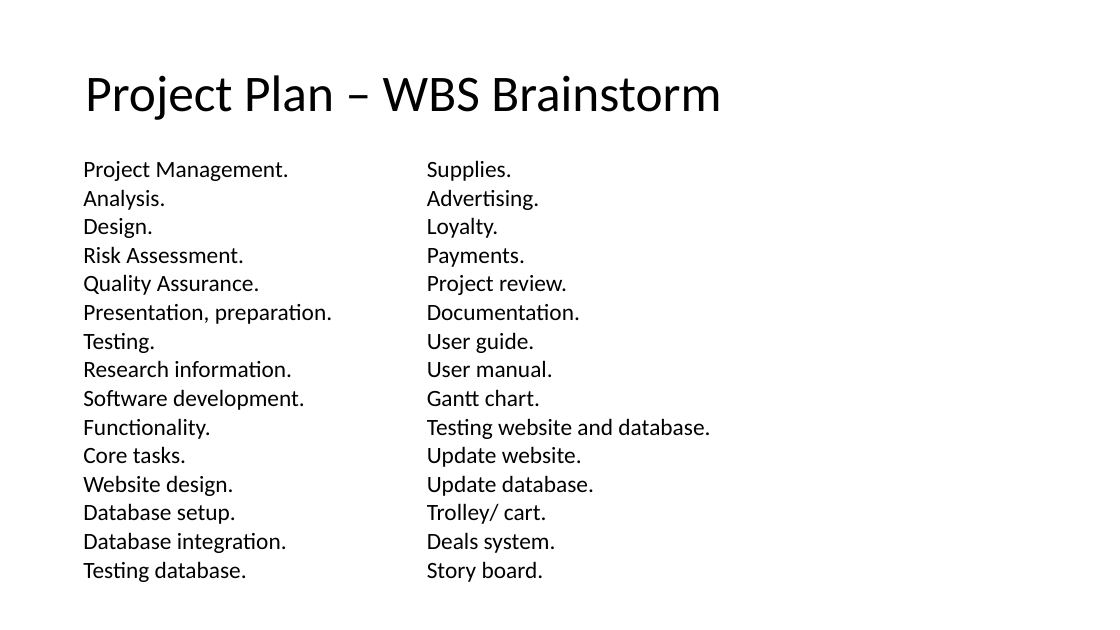
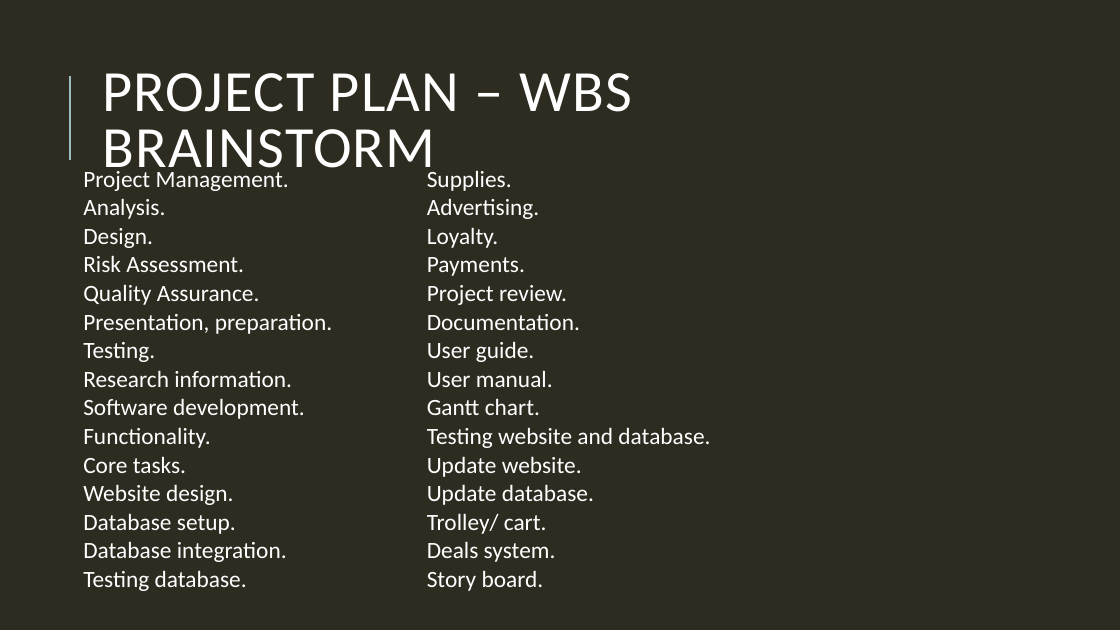
Before and after one commit to HamzaB93/UWL_Level5_Team_Project, a slide deck: slide 5 of Group_Docs/Team_Presentation_Group2.pptx (slide 6 before the commit). Drawn at 1120x630 pixels with LibreOffice and Linux fonts; fonts in the diff are those of the drawing. Boxes give left, top, right and bottom in pixels: in the first picture for what was removed or moved away, otherwise in the second. Text is boxed around its words. In the diff, an @@ line names an element or a change of style, - is before the commit and + after.

```diff
--- a/Group_Docs/Team_Presentation_Group2.pptx
+++ b/Group_Docs/Team_Presentation_Group2.pptx
@@ background #FFFFFF to #2E2B21 @@
@@ line added from (70, 160) to (70, 76), #9CBEBD 1.5 pt @@
@@ title at (102,73,632,181): text changed; size 44 to 50 pt; text colour #000000 to #FFFFFF @@
-Project Plan – WBS Brainstorm
+PROJECT PLAN – WBS BRAINSTORM
@@ table at (77,165,781,595) @@
@@ text colour #000000 to #FFFFFF @@
@@ table: place and size @@
-table at (77,155,781,586)
+table at (77,165,781,595)
```
Also in this commit, not shown: 11 other slides changed, 1 slide removed.
